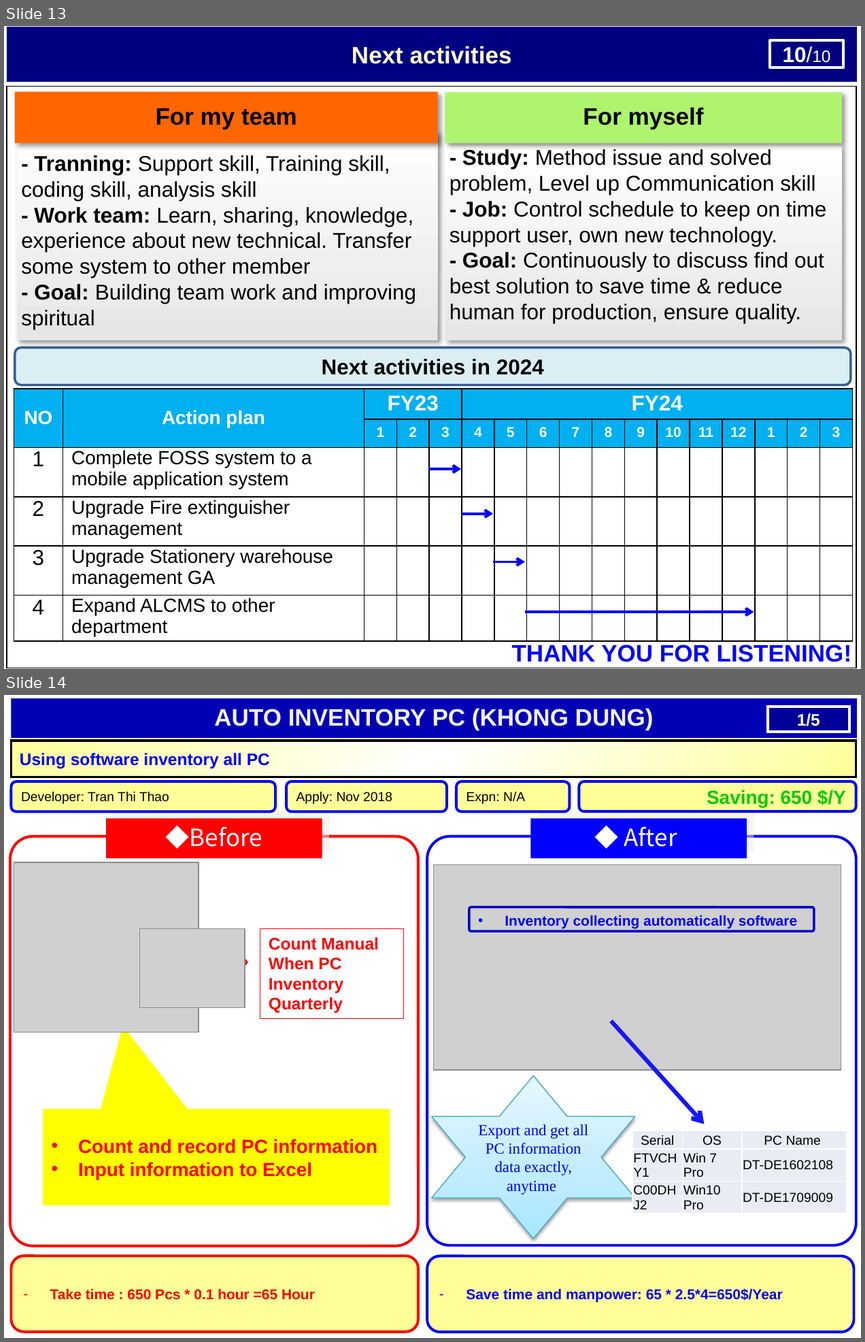
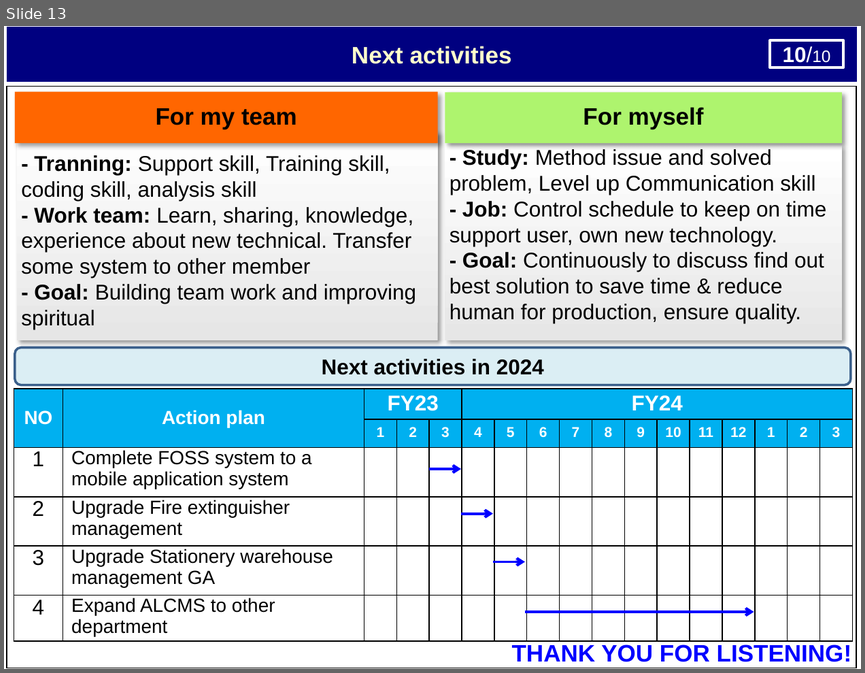
Before and after one commit to thietbicongnghevietnam/ReportPSNV, a slide deck: Report_test.pptx. Shown one above the other, each under a label of ours: slides 13 and 14 before the commit, slide 13 after it. The pictures are 865x1342 and 865x673 pixels, drawn with LibreOffice and Linux fonts; fonts in the diff are those of the drawing; grey boxes stand for pictures. Boxes give left, top, right and bottom in pixels: in the first picture for what was removed or moved away, otherwise in the second. Text is boxed around its words. In the diff, an @@ line names an element or a change of style, - is before the commit and + after.

```diff
--- a/Report_test.pptx
+++ b/Report_test.pptx
@@ slide 14 removed at (x1=4, y1=695, x2=861, y2=1338), background #FFFFFF @@
@@ rectangle removed at (x1=11, y1=698, x2=857, y2=738) @@
-AUTO INVENTORY PC (KHONG DUNG)
@@ rectangle removed at (x1=768, y1=707, x2=849, y2=732) @@
-1/5
@@ rectangle removed at (x1=11, y1=741, x2=855, y2=777) @@
-Using software inventory all PC
@@ rounded rectangle removed at (x1=11, y1=781, x2=275, y2=811) @@
-Developer: Tran Thi Thao
@@ rounded rectangle removed at (x1=286, y1=781, x2=446, y2=811) @@
-Apply: Nov 2018
@@ rounded rectangle removed at (x1=456, y1=781, x2=570, y2=811) @@
-Expn: N/A
@@ rounded rectangle removed at (x1=579, y1=781, x2=855, y2=811) @@
-Saving: 650 $/Y
@@ rounded rectangle removed at (x1=10, y1=836, x2=418, y2=1246) @@
@@ rectangle removed at (x1=106, y1=818, x2=322, y2=859) @@
-◆Before
@@ rounded rectangle removed at (x1=427, y1=836, x2=855, y2=1245) @@
@@ rectangle removed at (x1=531, y1=818, x2=747, y2=859) @@
-◆ After
@@ picture removed at (x1=14, y1=862, x2=198, y2=1032) @@
@@ picture removed at (x1=433, y1=864, x2=840, y2=1070) @@
@@ rounded rectangle removed at (x1=469, y1=906, x2=814, y2=930) @@
-• Inventory collecting automatically software
@@ picture removed at (x1=139, y1=929, x2=245, y2=1008) @@
@@ rectangle removed at (x1=260, y1=929, x2=404, y2=1018) @@
-Count Manual When PC Inventory Quarterly
@@ striped right arrow removed at (x1=218, y1=945, x2=247, y2=979) @@
@@ arrow removed from (611, 1021) to (704, 1123) @@
@@ star removed at (x1=432, y1=1075, x2=634, y2=1238) @@
-Export and get all PC information
-data exactly, anytime
@@ speech box removed at (x1=43, y1=1109, x2=390, y2=1205) @@
-• Count and record PC information
-• Input information to Excel
@@ table removed at (x1=632, y1=1130, x2=845, y2=1212), 3 rows, 3 columns @@
-Serial | OS | PC Name
-FTVCHY1 | Win 7 Pro | DT-DE1602108
-C00DHJ2 | Win10 Pro | DT-DE1709009
@@ rounded rectangle removed at (x1=11, y1=1255, x2=418, y2=1331) @@
-– Take time : 650 Pcs * 0.1 hour =65 Hour
@@ rounded rectangle removed at (x1=427, y1=1255, x2=854, y2=1331) @@
-– Save time and manpower: 65 * 2.5*4=650$/Year
```
Also in this commit, not shown: 7 slides changed, 1 other slide removed, 1 other file.
